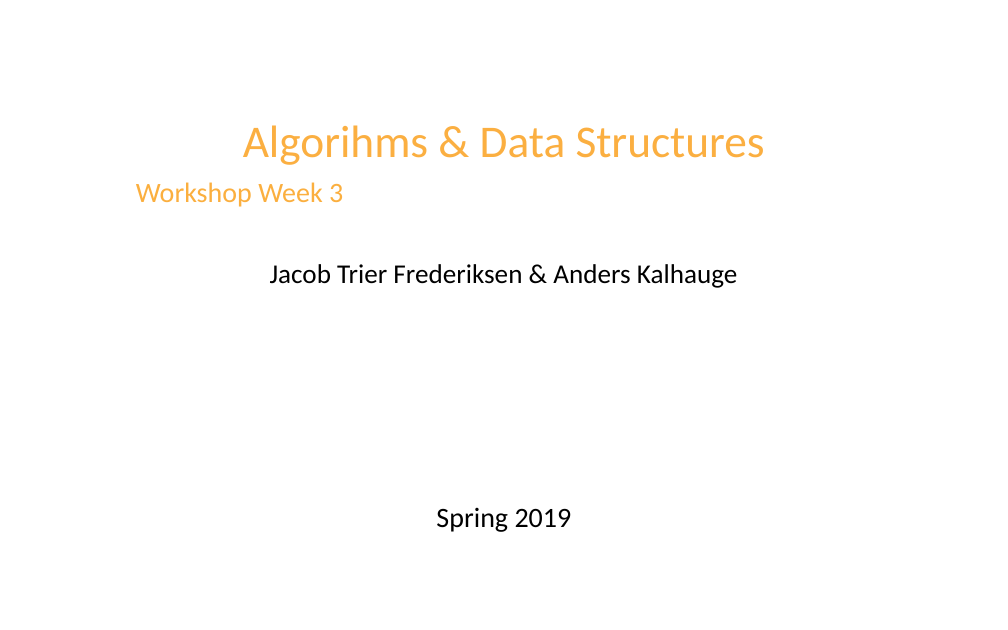
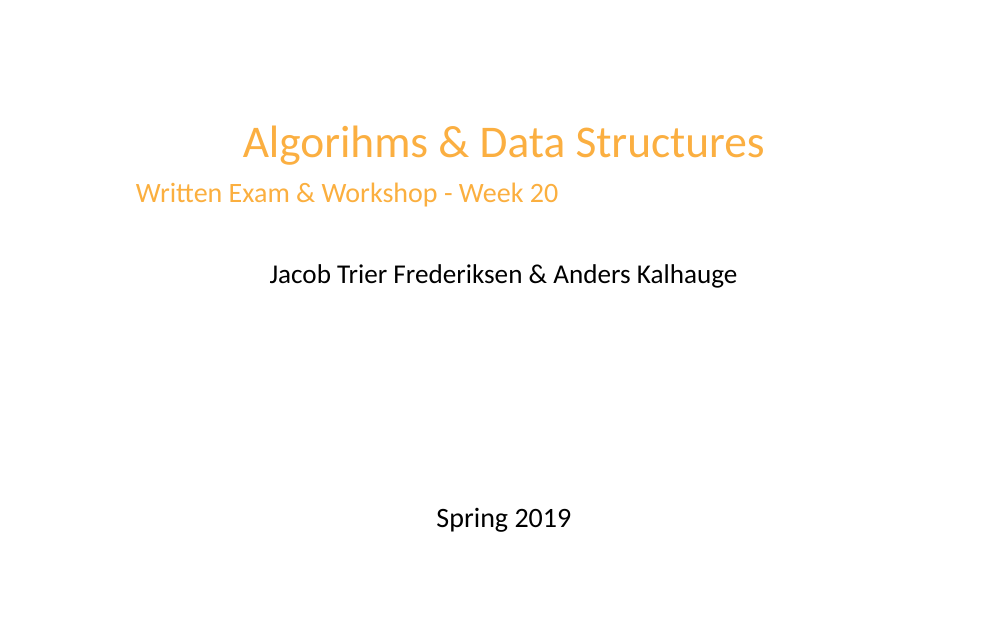
Before and after one commit to datsoftlyngby/soft2019spring-algorithms, a slide deck: slide 1 of Weeklies/Week_20/slides/Workshop3.pptx. Drawn at 1008x630 pixels with LibreOffice and Linux fonts; fonts in the diff are those of the drawing; background and template pictures are left out. Boxes give left, top, right and bottom in pixels: in the first picture for what was removed or moved away, otherwise in the second. Text is boxed around its words. In the diff, an @@ line names an element or a change of style, - is before the commit and + after.

```diff
--- a/Weeklies/Week_20/slides/Workshop3.pptx
+++ b/Weeklies/Week_20/slides/Workshop3.pptx
@@ text at (136,182,558,207): text changed @@
-Workshop Week 3
+Written Exam & Workshop - Week 20
```
Also in this commit, not shown: 2 other slides changed, 5 slides added, 8 other files.
